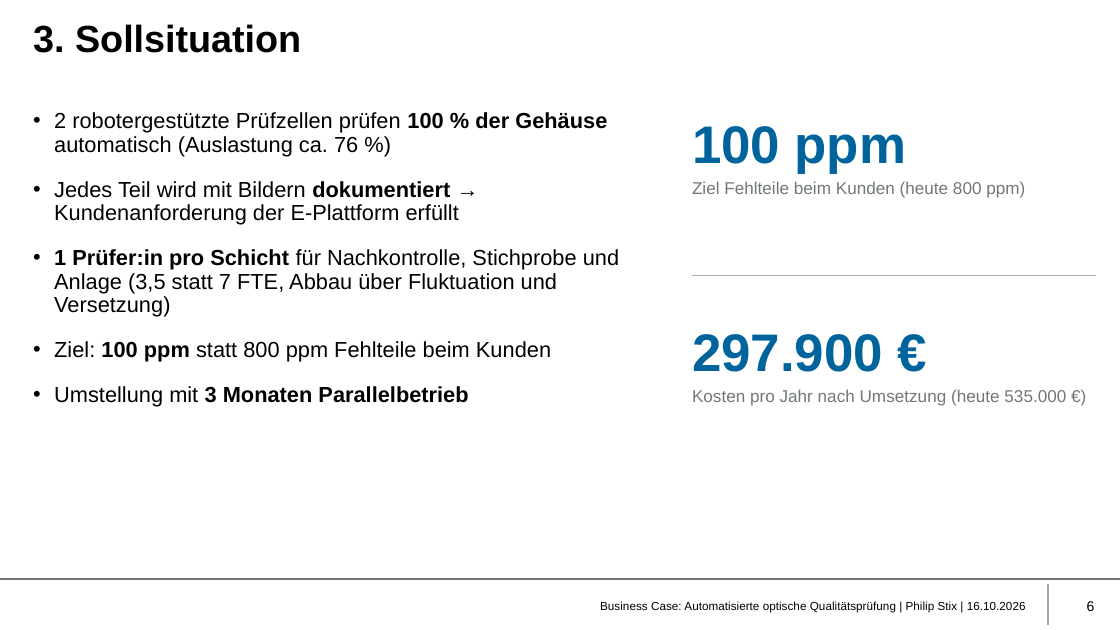
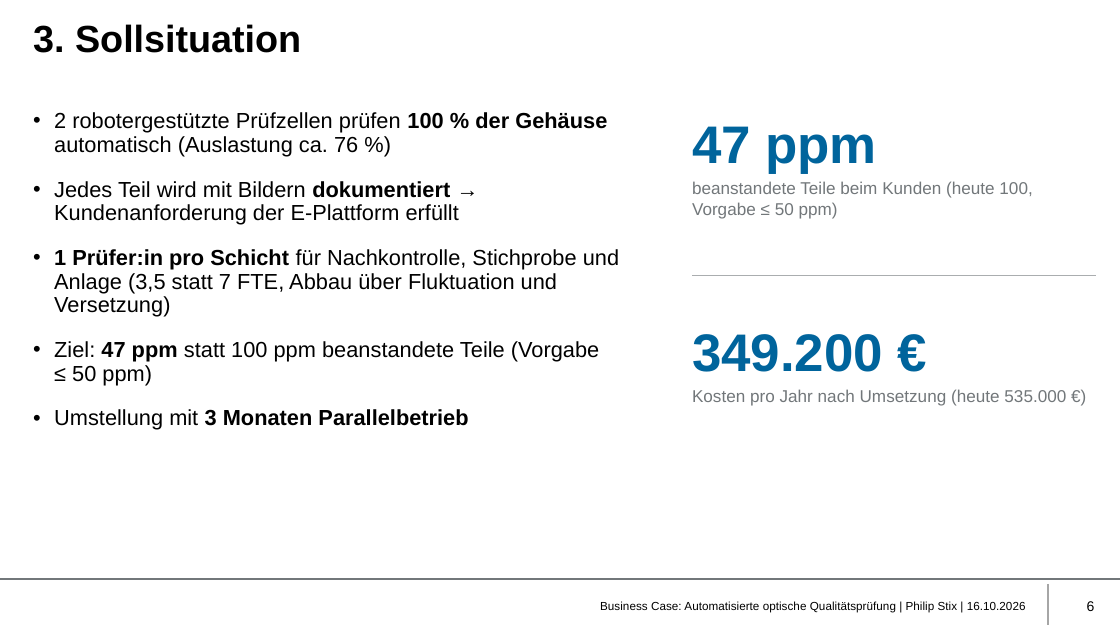
Before and after one commit to philip-stack/MRE3-bGUS, a slide deck: slide 6 of 01 Abgabe/Business Case Qualitätsprüfung - Philip Stix.pptx. Drawn at 1120x630 pixels with LibreOffice and Linux fonts; fonts in the diff are those of the drawing; background and template pictures are left out. Boxes give left, top, right and bottom in pixels: in the first picture for what was removed or moved away, otherwise in the second. Text is boxed around its words. In the diff, an @@ line names an element or a change of style, - is before the commit and + after.

Commit message:
Qualitätskennzahlen überarbeitet: 100 ppm, optische Reklamationen getrennt
Beanstandete Teile beim Kunden 100 statt 800 ppm, Kundenvorgabe 50 ppm. Nur die 10 optisch bedingten von 15 Reklamationen werden durch die Prüfzelle reduziert. Präsentation, Berechnung und README angepasst.

```diff
--- a/01 Abgabe/Business Case Qualitätsprüfung - Philip Stix.pptx
+++ b/01 Abgabe/Business Case Qualitätsprüfung - Philip Stix.pptx
@@ text at (x1=692, y1=126, x2=877, y2=173): text changed @@
-100 ppm
+47 ppm
@@ text at (x1=692, y1=181, x2=1032, y2=219): text changed @@
-Ziel Fehlteile beim Kunden (heute 800 ppm)
+beanstandete Teile beim Kunden (heute 100, Vorgabe ≤ 50 ppm)
@@ text at (x1=54, y1=341, x2=599, y2=385): text changed @@
-• Ziel: 100 ppm statt 800 ppm Fehlteile beim Kunden
+• Ziel: 47 ppm statt 100 ppm beanstandete Teile (Vorgabe ≤ 50 ppm)
@@ text at (x1=692, y1=334, x2=883, y2=372): text changed @@
-297.900 €
+349.200 €
```
Also in this commit, not shown: 6 other slides changed, 2 other files.
